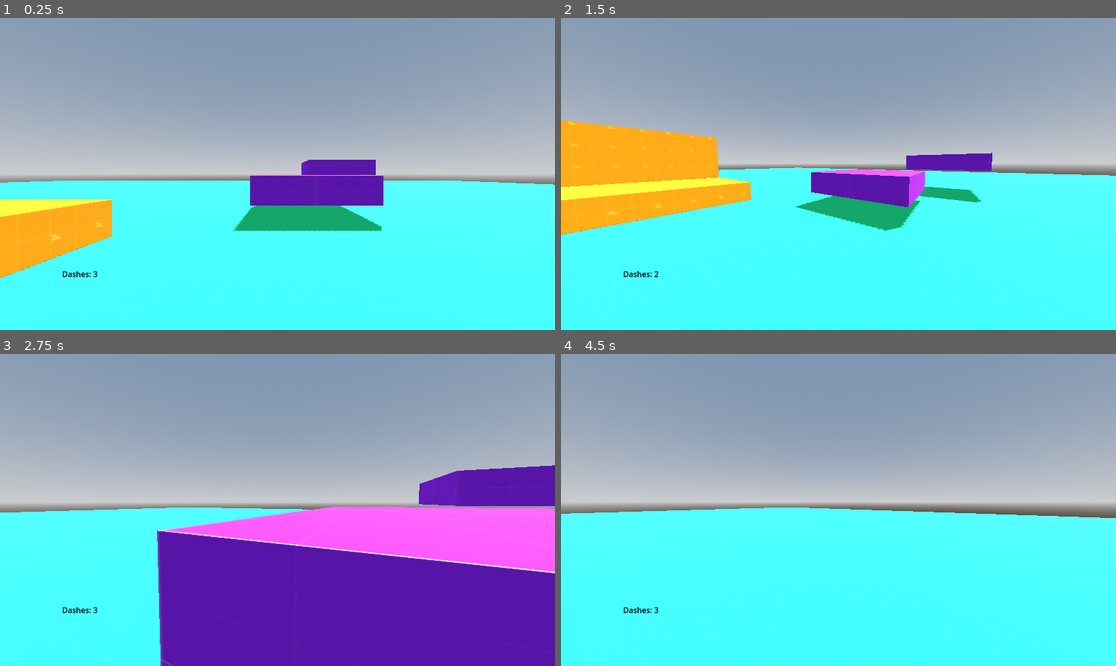
Above: before the commit, frames 1-4 (two rows, left to right).
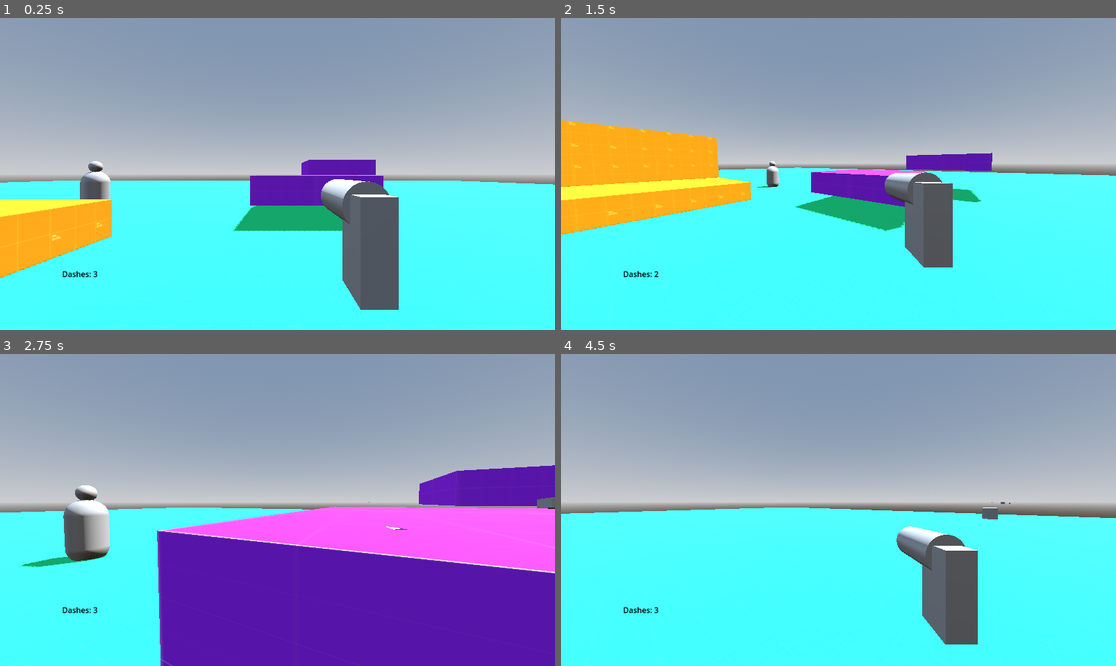
Above: after the commit, the same moments.

Repository: R1fty0/RetroShooter
Game: Godot game, scene res://scenes/main.tscn
Two runs of this game, one before a commit and one after it. Both use one fixed random seed, a clock stepped at 60 frames per second and the inputs below.
Inputs (mouse positions are in pixels of both pictures, inside the frame that each line leads up to):
- Up to frame 1 (0.25 s): no input
- Up to frame 2 (1.5 s): tap Enter (ui_accept) at 0.5 s; move the mouse to (960, 158) at 0.52 s; press the mouse at (960, 158) at 0.53 s; hold D (right) 0.53-1.28 s; tap Space (jump) at 0.77 s; move the mouse to (810, 174) at 1.27 s; release the mouse at (810, 174) at 1.28 s; hold W (forward) from 1.28 s (still down); tap Q (dash) at 1.35 s
- Up to frame 3 (2.75 s): keep holding W (forward); tap Space (jump) at 1.52 s; click (249, 510) at 1.55 s; move the mouse to (288, 503) at 2.02 s; press the mouse at (288, 503) at 2.03 s
- Up to frame 4 (4.5 s): keep holding W (forward); move the mouse to (832, 516) at 2.77 s; release the mouse at (832, 516) at 2.78 s; click (832, 516) at 2.85 s; tap Space (jump) at 3.02, 3.77 s; move the mouse to (877, 513) at 3.52 s; hold Q (dash) 3.53-4.28 s; click (877, 513) at 3.8 s; move the mouse to (794, 506) at 4.27 s; click (794, 506) at 4.35 s

The runs differ from the first frame. In frame 1, 4.8% of the frame differs, in the area x 14-72%, y 45-94%; in frame 2, 2.8%; in frame 3, 1.9%; in frame 4, 3.7%.

Commit message:
add: player gun

Diff:
--- a/project.godot
+++ b/project.godot
@@ -22,6 +22,11 @@
 "res://assets/": "orange",
 "res://scenes/": "yellow"
 }
+
+[global_group]
+
+player=""
+enemy=""
 
 [input]
 
@@ -56,6 +61,11 @@
 "events": [Object(InputEventKey,"resource_local_to_scene":false,"resource_name":"","device":-1,"window_id":0,"alt_press …(192 unchanged characters)…
 ]
 }
+shoot={
+"deadzone": 0.2,
+"events": [Object(InputEventMouseButton,"resource_local_to_scene":false,"resource_name":"","device":-1,"window_id":0,"alt_pressed":false,"shift_pressed":false,"ctrl_pressed":false,"meta_pressed":false,"button_mask":1,"position":Vector2(347, 22),"global_position":Vector2(356, 70),"factor":1.0,"button_index":1,"canceled":false,"pressed":true,"double_click":false,"script":null)
+]
+}
 
 [physics]
 
--- a/scenes/common_components/health/health_component.gd
+++ b/scenes/common_components/health/health_component.gd
@@ -16,7 +16,9 @@
 	else:
 		current_health -= amount
 		took_damage.emit()
+		print("Ouch")
 
 func _die():
 	died.emit()
+	print("Ahhhhh")
 	queue_free()
--- a/scenes/common_components/projectile/projectile.gd
+++ b/scenes/common_components/projectile/projectile.gd
@@ -1,12 +1,11 @@
 extends RigidBody3D
 class_name Projectile
 
-## Speed of the bullet
-@export var speed: float = 40.0
+## All of these settings are usually set by the projectile shooting component.
 ## What group the bullet will target
-@export var target_group: String = "player"
-
-@export var damage: float = 10.0
+var target_group: String = "player"
+var damage: float = 10.0
+var speed: float = 40.0
 
 func _ready() -> void:
 	# Add velocity to bullet when it is spawned to make it travel forward.
@@ -14,10 +13,12 @@
 	linear_velocity = impulse
 
 func _on_body_entered(body: Node) -> void:
+	print("ive hit something")
 	# Check if we wanna damage this thing and damage it.
 	if body.is_in_group(target_group):
 		if body is Hitbox:
 			if body.health_component != null:
 				body.health_component._take_damage(damage)
+				print("We've damaged something")
 	# Destroy the bullet.
 	queue_free()
--- a/scenes/common_components/projectile/projectile.tscn
+++ b/scenes/common_components/projectile/projectile.tscn
@@ -1,22 +1,9 @@
-[gd_scene load_steps=4 format=3 uid="uid://dq5yd82yt3bi1"]
+[gd_scene load_steps=2 format=3 uid="uid://dq5yd82yt3bi1"]
 
 [ext_resource type="Script" uid="uid://kvpyy7bela82" path="res://scenes/common_components/projectile/projectile.gd" id="1_p0ko3"]
 
-[sub_resource type="BoxMesh" id="BoxMesh_0oy22"]
-
-[sub_resource type="BoxShape3D" id="BoxShape3D_xikvv"]
-size = Vector3(0.211304, 0.141167, 0.357353)
-
-[node name="Projectile" type="RigidBody3D" groups=["enemy", "player"]]
+[node name="Projectile" type="RigidBody3D"]
 gravity_scale = 0.0
 script = ExtResource("1_p0ko3")
 
-[node name="MeshInstance3D" type="MeshInstance3D" parent="."]
-transform = Transform3D(0.173492, 0, 0, 0, 0.141924, 0, 0, 0, 0.361748, 0, 0, 0)
-mesh = SubResource("BoxMesh_0oy22")
-
-[node name="CollisionShape3D" type="CollisionShape3D" parent="."]
-transform = Transform3D(1, 0, 0, 0, 1, 0, 0, 0, 1, -0.00701904, 0.00127029, -0.00111008)
-shape = SubResource("BoxShape3D_xikvv")
-
 [connection signal="body_entered" from="." to="." method="_on_body_entered"]
--- a/scenes/common_components/projectile_shooting/projectile_shooting_component.gd
+++ b/scenes/common_components/projectile_shooting/projectile_shooting_component.gd
@@ -1,6 +1,46 @@
-extends Node
+extends Node3D
 class_name ProjectileShootingComponent
 
-@export var projectile: Projectile
 
+## How long does the gun wait before being able to fire the next shot.
+@export var time_between_shots: float = 0.5
+
+@export_category("Projectile")
+@export var projectile: PackedScene
+@export var projectile_target_group: String
+@export var projectile_damage: float
+@export var projectile_speed: float
+
+@onready var fire_rate_timer: Timer = $FireRateTimer
 @onready var projectile_spawn_point: Marker3D = $ProjectileSpawnPoint
+
+var can_fire: bool = true
+
+func _ready() -> void:
+	fire_rate_timer.wait_time = time_between_shots
+
+func _input(event: InputEvent) -> void:
+	if event.is_action_pressed("shoot") and can_fire:
+		_shoot()
+
+func _shoot() -> void:
+	var new_projectile: Projectile = projectile.instantiate()
+	# Add projectile to scene.
+	get_tree().current_scene.add_child(new_projectile)
+	new_projectile.global_position = projectile_spawn_point.global_position
+	new_projectile.rotation = projectile_spawn_point.rotation
+
+	# Setup projectile stats
+	new_projectile.gravity_scale = 0.0
+	new_projectile.target_group = projectile_target_group
+	new_projectile.damage = projectile_damage
+	new_projectile.speed = projectile_speed
+
+	# Prevent the gun from firing again.
+	can_fire = false
+	fire_rate_timer.start()
+
+
+func _on_fire_rate_timer_timeout() -> void:
+	print("can shoot again")
+	can_fire = true
--- a/scenes/common_components/projectile_shooting/projectile_shooting_component.tscn
+++ b/scenes/common_components/projectile_shooting/projectile_shooting_component.tscn
@@ -2,7 +2,12 @@
 
 [ext_resource type="Script" uid="uid://cqsku5tnr4gdw" path="res://scenes/common_components/projectile_shooting/projectile_shooting_component.gd" id="1_1fu3q"]
 
-[node name="ProjectileShootingComponent" type="Node"]
+[node name="ProjectileShootingComponent" type="Node3D"]
 script = ExtResource("1_1fu3q")
 
 [node name="ProjectileSpawnPoint" type="Marker3D" parent="."]
+
+[node name="FireRateTimer" type="Timer" parent="."]
+one_shot = true
+
+[connection signal="timeout" from="FireRateTimer" to="." method="_on_fire_rate_timer_timeout"]
--- a/scenes/dummy_target/dummy_target.tscn
+++ b/scenes/dummy_target/dummy_target.tscn
@@ -18,9 +18,10 @@
 mesh = SubResource("CapsuleMesh_8x61w")
 skeleton = NodePath("../CriticalHitPoint")
 
-[node name="Hitbox" type="Area3D" parent="NormalHitPoint"]
+[node name="Hitbox" type="Area3D" parent="NormalHitPoint" node_paths=PackedStringArray("health_component")]
 transform = Transform3D(1, 0, 0, 0, 1, 0, 0, 0, 1, 0, -0.995452, 0)
 script = ExtResource("1_pdk6f")
+health_component = NodePath("../../CriticalHitPoint/HealthComponent")
 metadata/_custom_type_script = "uid://cxe6wigtm4atd"
 
 [node name="CollisionShape3D" type="CollisionShape3D" parent="NormalHitPoint/Hitbox"]
@@ -31,8 +32,9 @@
 transform = Transform3D(0.5, 0, 0, 0, 0.5, 0, 0, 0, 0.5, 0, 2.18997, 0)
 mesh = SubResource("SphereMesh_pdk6f")
 
-[node name="Hitbox" type="Area3D" parent="CriticalHitPoint"]
+[node name="Hitbox" type="Area3D" parent="CriticalHitPoint" node_paths=PackedStringArray("health_component")]
 script = ExtResource("1_pdk6f")
+health_component = NodePath("../HealthComponent")
 metadata/_custom_type_script = "uid://cxe6wigtm4atd"
 
 [node name="CollisionShape3D" type="CollisionShape3D" parent="CriticalHitPoint/Hitbox"]
--- a/scenes/main.tscn
+++ b/scenes/main.tscn
@@ -1,10 +1,11 @@
-[gd_scene load_steps=13 format=3 uid="uid://bnc565g0rcg1r"]
+[gd_scene load_steps=14 format=3 uid="uid://bnc565g0rcg1r"]
 
 [ext_resource type="Texture2D" uid="uid://c2nkdho5d1ng0" path="res://assets/textures/prototype/texture_03.png" id="1_0wfyh"]
 [ext_resource type="Texture2D" uid="uid://bydxsfxkrklh7" path="res://assets/textures/prototype/texture_01.png" id="1_o5qli"]
 [ext_resource type="PackedScene" uid="uid://b8ixtymwutihb" path="res://scenes/player/player.tscn" id="3_sugp2"]
 [ext_resource type="Script" uid="uid://crinamgv4lklh" path="res://scenes/ui/dash_counter.gd" id="4_jyhfs"]
 [ext_resource type="Texture2D" uid="uid://6b8nf1utvjxk" path="res://assets/textures/prototype/texture_02.png" id="4_tbgi4"]
+[ext_resource type="PackedScene" uid="uid://qb1hjy67bcgj" path="res://scenes/dummy_target/dummy_target.tscn" id="6_tefeu"]
 
 [sub_resource type="ProceduralSkyMaterial" id="ProceduralSkyMaterial_sugp2"]
 sky_horizon_color = Color(0.662243, 0.671743, 0.686743, 1)
@@ -110,4 +111,9 @@
 script = ExtResource("4_jyhfs")
 dash_controller = NodePath("../../Player/DashController")
 
+[node name="DummyTarget" parent="." groups=["enemy"] instance=ExtResource("6_tefeu")]
+transform = Transform3D(1, 0, 0, 0, 1, 0, 0, 0, 1, -3.11434, 0.335284, -9)
+
 [editable path="Player"]
+[editable path="Player/Gun"]
+[editable path="DummyTarget"]
--- /dev/null
+++ b/scenes/player/bullet/bullet.tscn
@@ -0,0 +1,20 @@
+[gd_scene load_steps=4 format=3 uid="uid://0w1orcsp1ssl"]
+
+[ext_resource type="Script" uid="uid://kvpyy7bela82" path="res://scenes/common_components/projectile/projectile.gd" id="1_xikvv"]
+
+[sub_resource type="BoxMesh" id="BoxMesh_xikvv"]
+
+[sub_resource type="BoxShape3D" id="BoxShape3D_pyopn"]
+size = Vector3(0.247559, 0.242249, 0.491119)
+
+[node name="Bullet" type="RigidBody3D"]
+script = ExtResource("1_xikvv")
+metadata/_custom_type_script = "uid://kvpyy7bela82"
+
+[node name="MeshInstance3D" type="MeshInstance3D" parent="."]
+transform = Transform3D(0.239324, 0, 0, 0, 0.233985, 0, 0, 0, 0.497622, 0, 0, 0)
+mesh = SubResource("BoxMesh_xikvv")
+
+[node name="CollisionShape3D" type="CollisionShape3D" parent="."]
+transform = Transform3D(1, 0, 0, 0, 1, 0, 0, 0, 1, 0.00756836, 0.00375366, 0.000991821)
+shape = SubResource("BoxShape3D_pyopn")
--- a/scenes/player/gun/gun.tscn
+++ b/scenes/player/gun/gun.tscn
@@ -1,15 +1,27 @@
-[gd_scene load_steps=2 format=3 uid="uid://c046xrayxr732"]
+[gd_scene load_steps=5 format=3 uid="uid://dpcel3p2m0p2l"]
 
-[sub_resource type="BoxMesh" id="BoxMesh_af14l"]
-size = Vector3(0.5, 0.75, 2)
+[ext_resource type="PackedScene" uid="uid://cuknilvisd6ti" path="res://scenes/common_components/projectile_shooting/projectile_shooting_component.tscn" id="1_k3w1v"]
+[ext_resource type="PackedScene" uid="uid://0w1orcsp1ssl" path="res://scenes/player/bullet/bullet.tscn" id="2_fxov8"]
 
-[node name="Gun" type="Node"]
+[sub_resource type="CylinderMesh" id="CylinderMesh_k3w1v"]
 
-[node name="BarrelMesh" type="MeshInstance3D" parent="."]
-transform = Transform3D(1, 0, 0, 0, 1, 0, 0, 0, 1, 0, 0, -1)
-mesh = SubResource("BoxMesh_af14l")
+[sub_resource type="BoxMesh" id="BoxMesh_fxov8"]
 
-[node name="StockMesh" type="MeshInstance3D" parent="BarrelMesh"]
-transform = Transform3D(1, 0, 0, 0, -4.37114e-08, -1, 0, 1, -4.37114e-08, 0, -1, 0.628113)
-mesh = SubResource("BoxMesh_af14l")
-skeleton = NodePath("../..")
+[node name="Gun" type="Node3D"]
+
+[node name="Barrel" type="MeshInstance3D" parent="."]
+transform = Transform3D(1, 0, 0, 0, -4.37114e-08, 1, 0, -1, -4.37114e-08, 0, 0, -1)
+mesh = SubResource("CylinderMesh_k3w1v")
+
+[node name="Stock" type="MeshInstance3D" parent="Barrel"]
+transform = Transform3D(0.676119, 0, 0, 0, 1, 0, 0, 0, 1.97764, 0, -1, -0.746301)
+mesh = SubResource("BoxMesh_fxov8")
+
+[node name="ProjectileShootingComponent" parent="Barrel" instance=ExtResource("1_k3w1v")]
+transform = Transform3D(1, 0, 0, 0, -4.37114e-08, -1, 0, 1, -4.37114e-08, 0, 1.03827, 4.53841e-08)
+projectile = ExtResource("2_fxov8")
+projectile_target_group = "enemy"
+projectile_damage = 10.0
+projectile_speed = 40.0
+
+[editable path="Barrel/ProjectileShootingComponent"]
--- a/scenes/player/player.tscn
+++ b/scenes/player/player.tscn
@@ -1,7 +1,8 @@
-[gd_scene load_steps=4 format=3 uid="uid://b8ixtymwutihb"]
+[gd_scene load_steps=5 format=3 uid="uid://b8ixtymwutihb"]
 
 [ext_resource type="Script" uid="uid://bhscu0608f1kp" path="res://scenes/player/player.gd" id="1_8afob"]
 [ext_resource type="Script" uid="uid://chokm0odynl6t" path="res://scenes/player/dash/dash_controller.gd" id="2_dovo2"]
+[ext_resource type="PackedScene" uid="uid://dpcel3p2m0p2l" path="res://scenes/player/gun/gun.tscn" id="3_gmlin"]
 
 [sub_resource type="CapsuleShape3D" id="CapsuleShape3D_iof21"]
 radius = 0.4
@@ -20,6 +21,9 @@
 
 [node name="Camera3D" type="Camera3D" parent="Head"]
 
+[node name="Gun" parent="Head" instance=ExtResource("3_gmlin")]
+transform = Transform3D(0.18, 0, 0, 0, 0.18, 0, 0, 0, 0.18, 0.404294, -0.11731, -0.726918)
+
 [node name="DashController" type="Node" parent="."]
 script = ExtResource("2_dovo2")
 dash_duration = 0.01
@@ -35,3 +39,5 @@
 [connection signal="start_dash" from="DashController" to="." method="_on_dash_controller_start_dash"]
 [connection signal="timeout" from="DashController/DashCooldownTimer" to="DashController" method="_on_dash_cooldown_timer_timeout"]
 [connection signal="timeout" from="DashController/DashDurationTimer" to="DashController" method="_on_dash_duration_timer_timeout"]
+
+[editable path="Head/Gun"]
